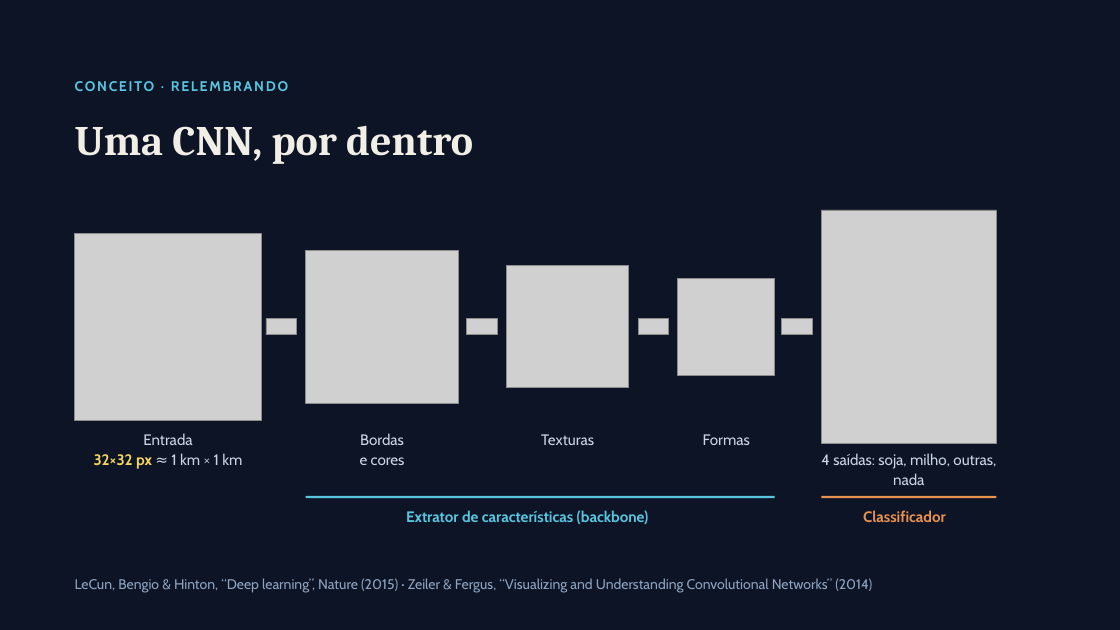
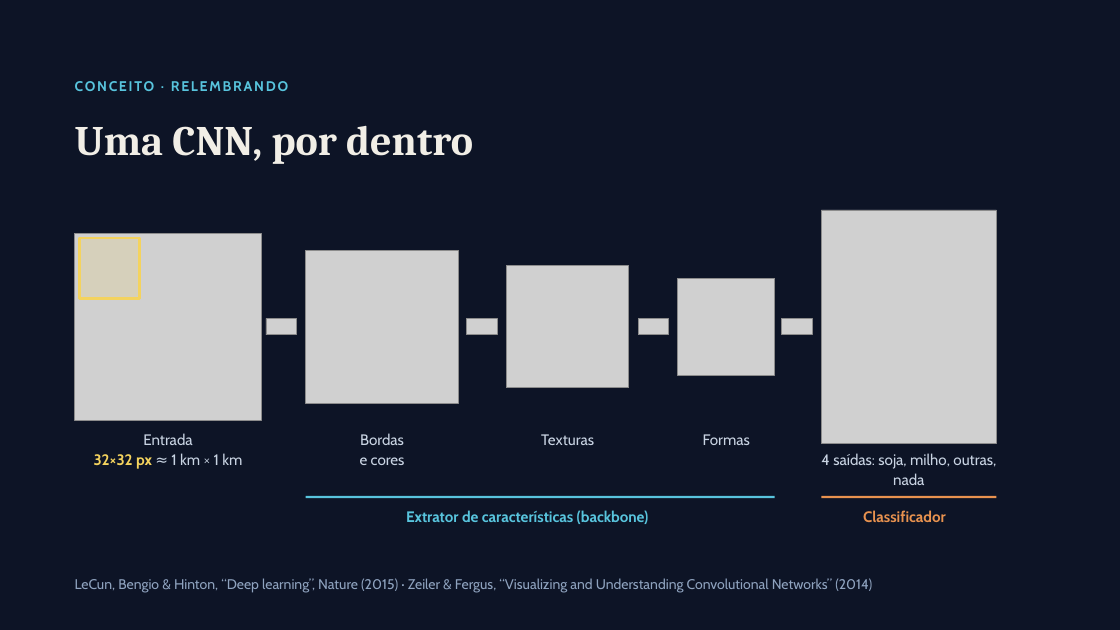
Before and after one commit to rglopesdf/miniaula-transfer-learning, a slide deck: slide 4 of slides/slides_transfer_learning_lavouras.pptx. Drawn at 1120x630 pixels with LibreOffice and Linux fonts; fonts in the diff are those of the drawing; grey boxes stand for pictures. Boxes give left, top, right and bottom in pixels: in the first picture for what was removed or moved away, otherwise in the second. Text is boxed around its words. In the diff, an @@ line names an element or a change of style, - is before the commit and + after.

```diff
--- a/slides/slides_transfer_learning_lavouras.pptx
+++ b/slides/slides_transfer_learning_lavouras.pptx
@@ rectangle added at <box>79,238,139,298</box>, fill #F4D35E at 18% opacity, outline #F4D35E 2.5 pt @@
```
Also in this commit, not shown: 4 other slides changed, 1 other file.
